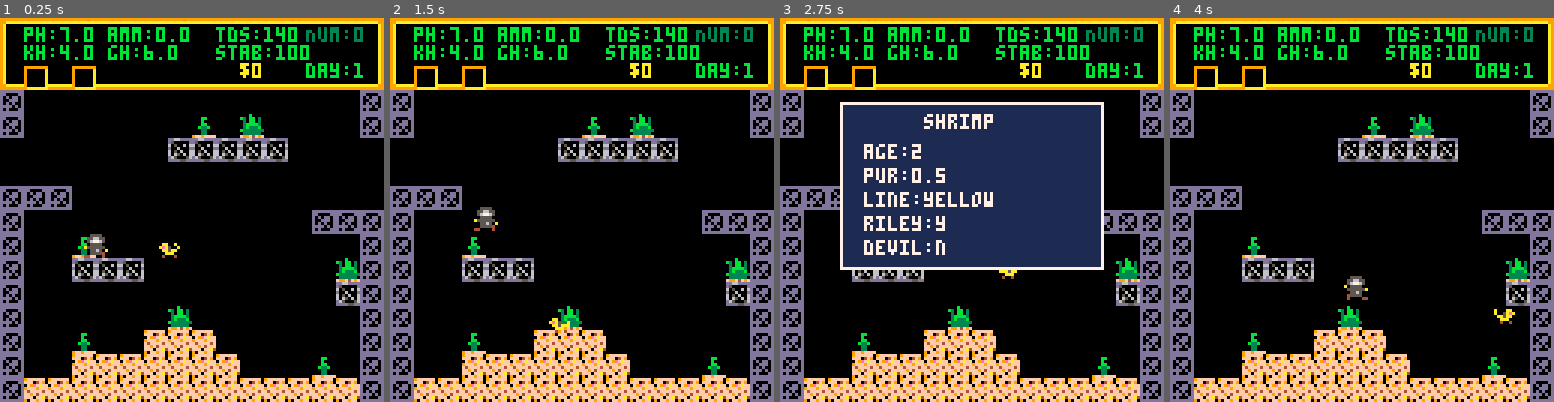
Above: before the commit, frames 1-4 (left to right).
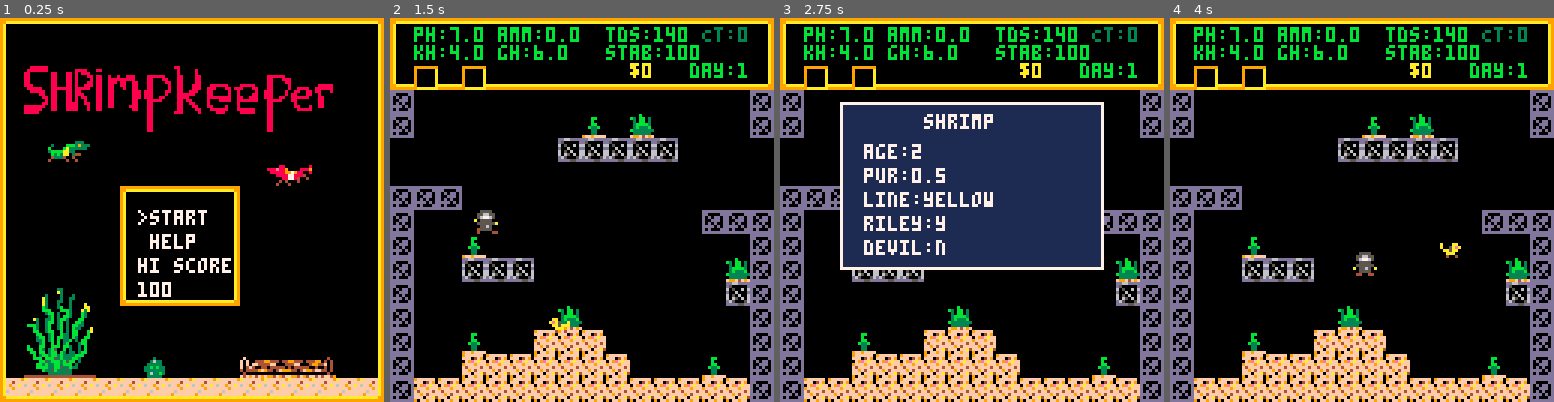
Above: after the commit, the same moments.

Repository: zvxr/shrimpkeeper
Game: PICO-8 cartridge shrimpkeeper.p8
Same seed, same stepped clock (60 frames per second), same inputs: the game is played once before the commit and once after it.
Inputs:
- Up to frame 1 (0.25 s): no input
- Up to frame 2 (1.5 s): tap X (X key) at 0.33, 1.07 s; tap O (Z key) at 0.7 s
- Up to frame 3 (2.75 s): hold Right 1.6-2.1 s; tap O (Z key) at 1.7, 2.1, 2.5 s; tap X (X key) at 1.85 s; hold Up 2.15-2.42 s; hold Right from 2.47 s (still down)
- Up to frame 4 (4 s): tap O (Z key) at 2.9, 3.3, 3.7 s; tap X (X key) at 2.97 s; release Right at 3.03 s; hold Left 3.08-3.58 s; hold Down 3.63-3.97 s

The runs differ from the first frame. In frame 1, 31% of the frame differs, in the area x 0-100%, y 2-100%; in frame 2, 0.8%; in frame 3, 0.6%; in frame 4, 1.3%.

Commit message:
finalizing code w/ intro

Diff:
--- a/shrimpkeeper.p8
+++ b/shrimpkeeper.p8
@@ -14,11 +14,44 @@
 #include player.lua
 #include spawn.lua
 
+function init_title()
+	gs=0
+	ts=1
+	th=0
+	pl=nil
+	tank=nil
+	ent={}
+	ha=nil
+	sd_a=nil
+end
+
 function _init()
-	init_world()
+	cartdata("shrimpkeeper")
+	hs=max(100,dget(0))
+	init_title()
 end
 
 function _update()
+	if gs==0 then
+		if th==0 then
+			if btnp(2) or btnp(3) then ts=3-ts end
+			if btnp(5) then
+				if ts==1 then
+					init_world()
+					gs=1
+				else
+					th=1
+				end
+			end
+		elseif btnp(5) then
+			th+=1
+			if th>2 then
+				th=0
+				ts=1
+			end
+		end
+		return
+	end
 	if tank.go then return end
 	if sd_a then
 		if any_btn() then sd_a=nil end
@@ -39,6 +72,21 @@
 end
 
 function _draw()
+	if gs==0 then
+		camera()
+		cls()
+		local x=th*16
+		camera(x*8,16*8)
+		map(x,16,x*8,16*8,16,16)
+		camera()
+		if th==0 then
+			print(ts==1 and ">start" or " start",46,64,7)
+			print(ts==2 and ">help" or " help",46,72,7)
+			print("hi score",46,80,7)
+			print(flr(hs),46,88,7)
+		end
+		return
+	end
 	camera()
 	cls()
 
@@ -255,8 +303,40 @@
 
 
 
+…(32 lines of a section not shown)…
 __gff__
-0003030303000000000202000000000003030303030000000002000000000000030303030000000000000000000000000303030303000000000000000000000000000200000000000000000000000000000000000000000000000000000000000000000000000000000000000000000000000000000000000000000000000000
+0003030303000000000202000000000003030303030000000002000003000200030303030000000000000000000202000303030303000000000000000000000000000200000000000000000000000000000000000000000000000000000000000303030000000000000000000000000000000000000000000000000000000000
 0000000000000000000000000000000000000000000000000000000000000000000000000000000000000000000000000000000000000000000000000000000000000000000000000000000000000000000000000000000000000000000000000000000000000000000000000000000000000000000000000000000000000000
 __map__
 0102020202020202020202020202020301020202020202020202020202020203010202020202020202020202020202030102020202020202020202020202020300000000000000000000000000000000000000000000000000000000000000000000000000000000000000000000000000000000000000000000000000000000
@@ -275,11 +355,27 @@
 0900000000000000000000001919190909000041000019191900000000000009091919191919190000000000400a0a090900000000000019191919191919190900000000000000000000000000000000000000000000000000000000000000000000000000000000000000000000000000000000000000000000000000000000
 0900005051515200400019191919190909000019191919191919000000410009091919191919191900410000191919090900400000191919191919191919190900000000000000000000000000000000000000000000000000000000000000000000000000000000000000000000000000000000000000000000000000000000
 0919191919191919191919191919190909191919191919191919191919191909091919191919191919191919191919090919191919191919191919191919190900000000000000000000000000000000000000000000000000000000000000000000000000000000000000000000000000000000000000000000000000000000
-…(8 lines of a section not shown)…
+0102020202020202020202020202020301020202020202020202020202020203010202020202020202020202020202030000000000000000000000000000000000000000000000000000000000000000000000000000000000000000000000000000000000000000000000000000000000000000000000000000000000000000
+110000000000000000000000000000131100000000000000000000000000001311b8b9bebfba8b8c8d000000000000130000000000000000000000000000000000000000000000000000000000000000000000000000000000000000000000000000000000000000000000000000000000000000000000000000000000000000
+11464748494a4b4c4d4e4f4b666700131100464748494a4b4c4d4e4f4b666713211222128f9b9c9d9e9f2222222222230000000000000000000000000000000000000000000000000000000000000000000000000000000000000000000000000000000000000000000000000000000000000000000000000000000000000000
+11565758595a5b5c5d5e5f5b767700131100565758595a5b5c5d5e5f5b767713110000000000000000000000000000130000000000000000000000000000000000000000000000000000000000000000000000000000000000000000000000000000000000000000000000000000000000000000000000000000000000000000
+1100000000006b000000006b00000013110000000000006b000000006b000013111b00696900050600abacadaeaf00130000000000000000000000000000000000000000000000000000000000000000000000000000000000000000000000000000000000000000000000000000000000000000000000000000000000000000
+110007080000000000000000000000131100006816001769007a7b0000000013110000000000000000bbbcbd000000130000000000000000000000000000000000000000000000000000000000000000000000000000000000000000000000000000000000000000000000000000000000000000000000000000000000000000
+1100000000000000000000050600001311000000000000000000000000000013110000000000000000000000000000130000000000000000000000000000000000000000000000000000000000000000000000000000000000000000000000000000000000000000000000000000000000000000000000000000000000000000
+11000000000102020203000000000013110000707800151d00808182830000131117243f909182839281a0a1a2a3a4a50000000000000000000000000000000000000000000000000000000000000000000000000000000000000000000000000000000000000000000000000000000000000000000000000000000000000000
+1100000000110000001300000000001311000000000000000000000000000013110000000000000000000000000000130000000000000000000000000000000000000000000000000000000000000000000000000000000000000000000000000000000000000000000000000000000000000000000000000000000000000000
+11000000001100000013000000000013110000717900181b006c6d6e0000001311003100b0b1b2b3003000b4b5b600130000000000000000000000000000000000000000000000000000000000000000000000000000000000000000000000000000000000000000000000000000000000000000000000000000000000000000
+110000000011000000130000000000131100000000000000000000000000001311000000000000848500878388898a130000000000000000000000000000000000000000000000000000000000000000000000000000000000000000000000000000000000000000000000000000000000000000000000000000000000000000
+114344450021222222230000000000131100001c7800171d006a7f000000001311003200b0b1b2b30014007a970000130000000000000000000000000000000000000000000000000000000000000000000000000000000000000000000000000000000000000000000000000000000000000000000000000000000000000000
+1153545500000000000000000000001311000000000000000000000000000013110000000000009500008696a69899130000000000000000000000000000000000000000000000000000000000000000000000000000000000000000000000000000000000000000000000000000000000000000000000000000000000000000
+116364650000000000000000000000131100003178001700006f72000000001311003300b0b1b2b3002f00a7a86d00130000000000000000000000000000000000000000000000000000000000000000000000000000000000000000000000000000000000000000000000000000000000000000000000000000000000000000
+1173747500003e0000005051515200131100000000000000000000000000001311000000000000940000989a93a9aab70000000000000000000000000000000000000000000000000000000000000000000000000000000000000000000000000000000000000000000000000000000000000000000000000000000000000000
+2d1e1e1e1e1e1e1e1e1e1e1e1e1e1e2e2d1e1e1e1e1e1e1e1e1e1e1e1e1e1e2e2d1e1e1e1e1e1e1e1e1e1e1e1e1e1e2e0000000000000000000000000000000000000000000000000000000000000000000000000000000000000000000000000000000000000000000000000000000000000000000000000000000000000000
+…(8 lines of a section not shown)…
--- a/tank.lua
+++ b/tank.lua
@@ -86,6 +86,10 @@
 
 function chk_go()
 	if tank.stab<=0 or tank.amm>=3 or tank.rx>=3 or adult_n()+fry_n()<1 then
+		if not tank.go then
+			hs=max(hs,flr(score_n()))
+			dset(0,hs)
+		end
 		tank.go=true
 	end
 end
@@ -336,8 +340,8 @@
 	print("ph:"..fmt1(tank.ph),8,3,st_col(st_ph(tank.ph)))
 	print("amm:"..fmt1(tank.amm),36,3,st_col(st_amm(tank.amm)))
 	print("$"..tank.money,80,15,10)
-	print("Num:"..adult_n(),102,3,3)
-	print("day:"..tank.day,102,15,11)
+	print("Ct:"..adult_n(),104,3,3)
+	print("day:"..tank.day,100,15,11)
 	print("kh:"..fmt1(tank.kh),8,9,st_col(st_kh(tank.kh)))
 	print("gh:"..fmt1(tank.gh),36,9,st_col(st_gh(tank.gh)))
 	if tank.mt>0 then print(tank.msg,36,15,tank.msgc) end
Not shown, changed: 128 lines of the sprite sheet (__gfx__) section of shrimpkeeper.p8
Not shown, changed: DOCS.md
Not shown, changed: INSTRUCTIONS.md
